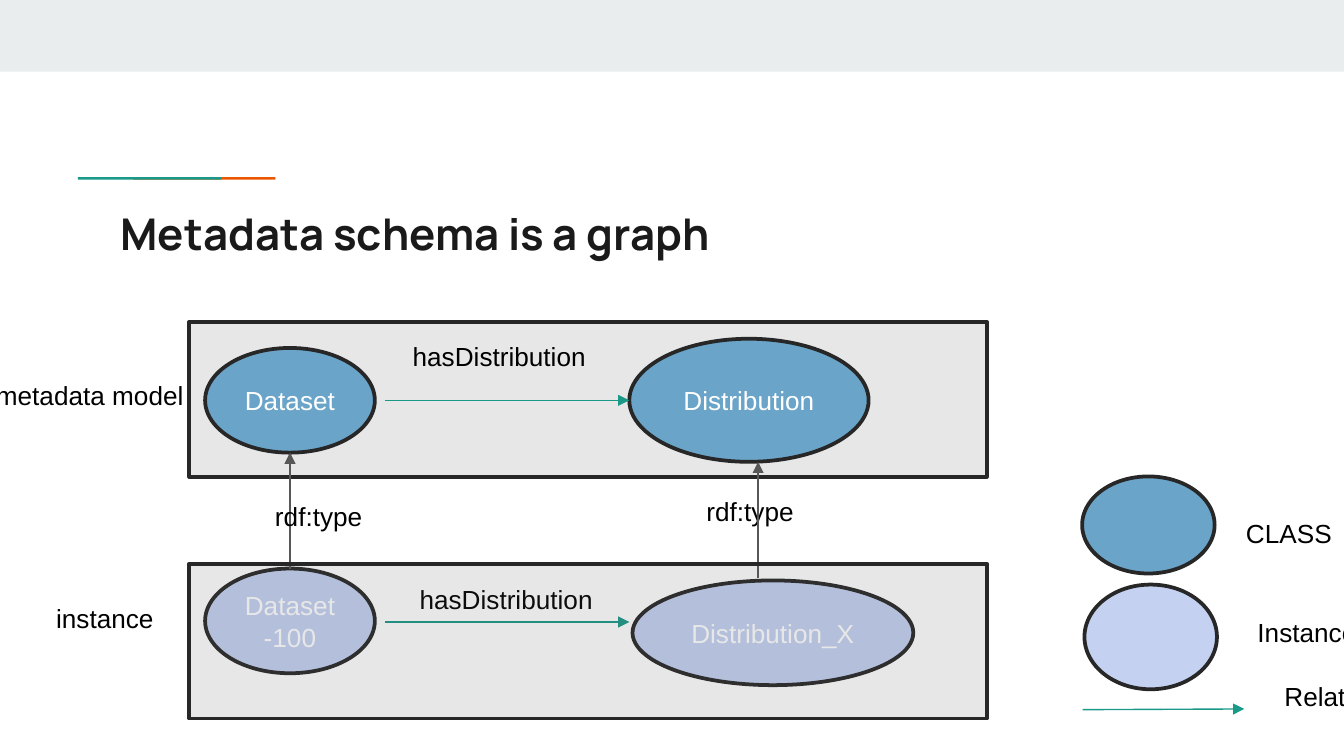
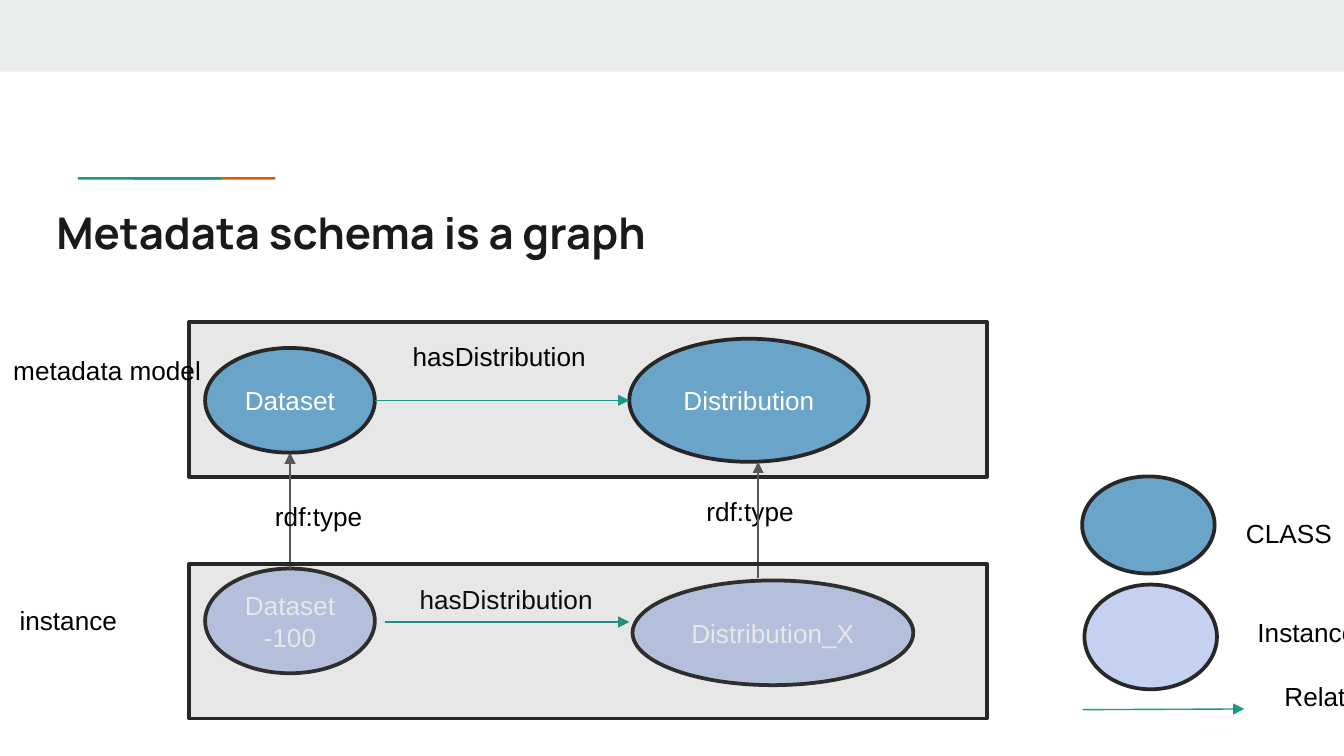
Before and after one commit to Health-RI/health-ri-metadata, a slide deck: slide 6 of Presentations/[DRAFT]HRI_Metadata_Schema_ImagingGroup_KickOff.pptx. Drawn at 1344x756 pixels with LibreOffice and Linux fonts; fonts in the diff are those of the drawing. Boxes give left, top, right and bottom in pixels: in the first picture for what was removed or moved away, otherwise in the second. Text is boxed around its words. In the diff, an @@ line names an element or a change of style, - is before the commit and + after.

```diff
--- a/Presentations/[DRAFT]HRI_Metadata_Schema_ImagingGroup_KickOff.pptx
+++ b/Presentations/[DRAFT]HRI_Metadata_Schema_ImagingGroup_KickOff.pptx
@@ title "Metadata schema is a graph": place and size @@
-title "Metadata schema is a graph" at [121,218,710,261]
+title "Metadata schema is a graph" at [56,217,645,260]
@@ text "metadata model" rewrapped from [0,386,183,406] to [13,359,201,386] @@
@@ arrow moved from (384, 401) - (629, 401) to (375, 401) - (629, 401) @@
@@ text "instance": place and size @@
-text "instance" at [56,609,153,629]
+text "instance" at [20,611,117,631]
```
Also in this commit, not shown: 4 other slides changed.
